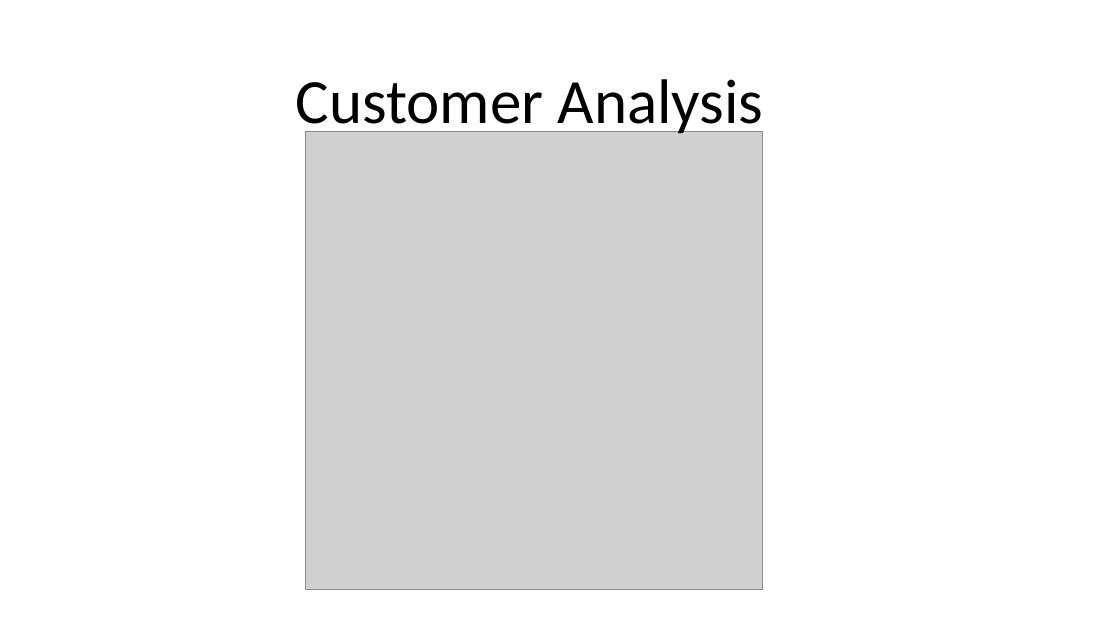
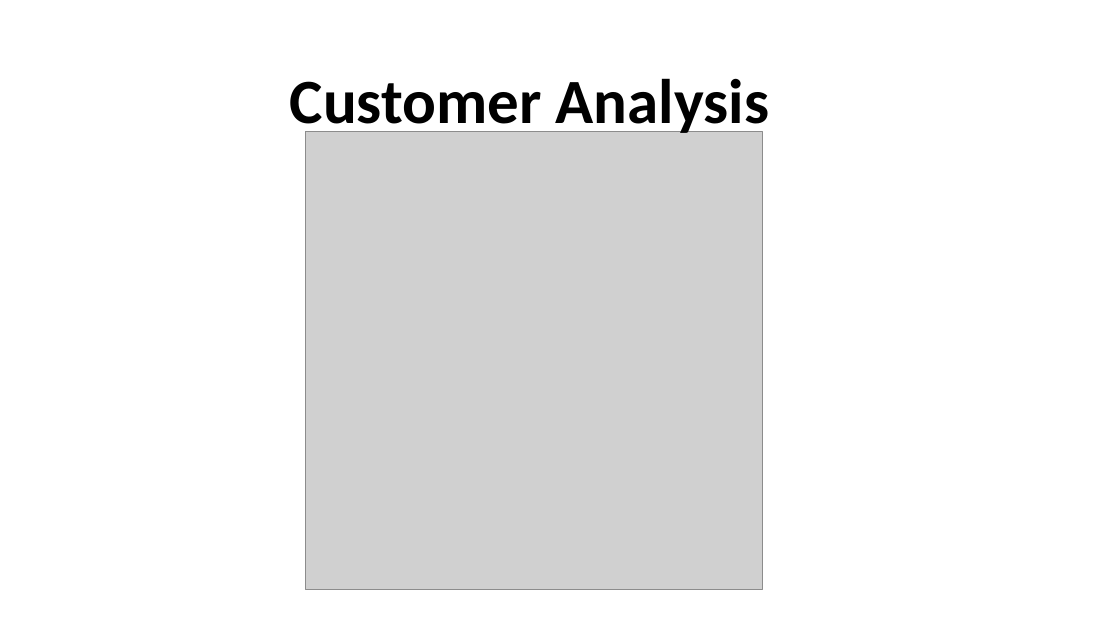
Before and after one commit to fam007e/EMINE_22_24, a slide deck: slide 5 of ESADE/NVCP/Businessman Target Marketing PowerPoint Templates 1.pptx. Drawn at 1120x630 pixels with LibreOffice and Linux fonts; fonts in the diff are those of the drawing; grey boxes stand for pictures. Boxes give left, top, right and bottom in pixels: in the first picture for what was removed or moved away, otherwise in the second. Text is boxed around its words. In the diff, an @@ line names an element or a change of style, - is before the commit and + after.

```diff
--- a/ESADE/NVCP/Businessman Target Marketing PowerPoint Templates 1.pptx
+++ b/ESADE/NVCP/Businessman Target Marketing PowerPoint Templates 1.pptx
@@ text "Customer Analysis" at (290, 78, 769, 139): bold on @@
```
Also in this commit, not shown: 1 other slide changed, 1 slide added, 1 slide removed, 3 other files.
